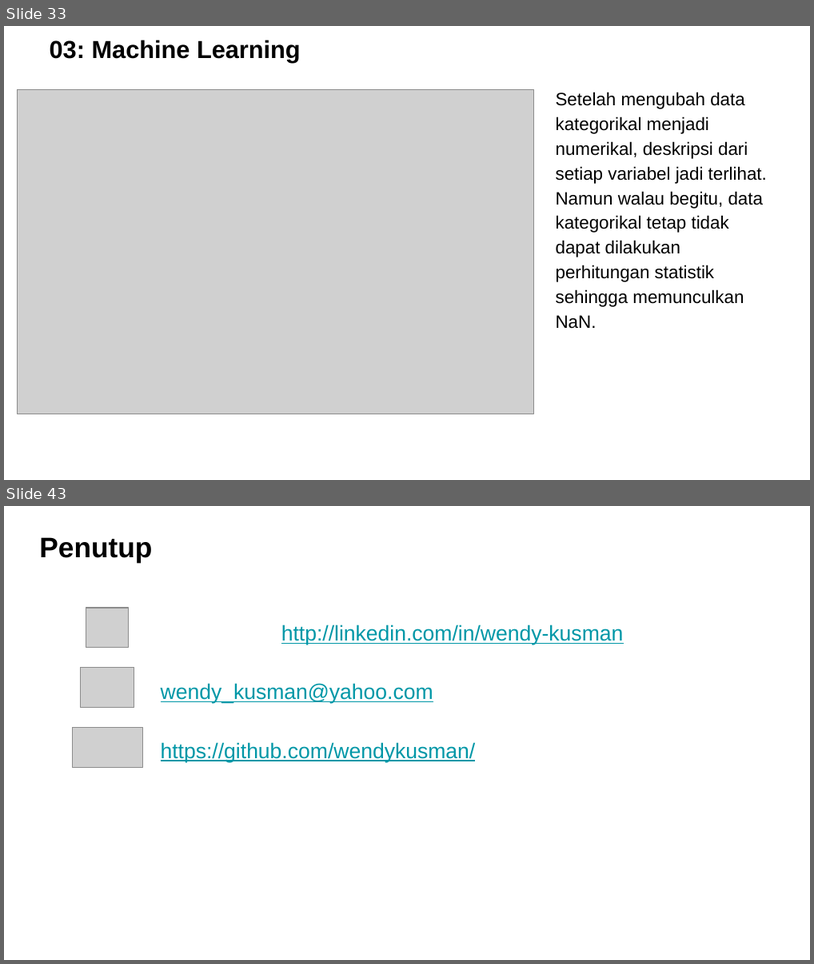
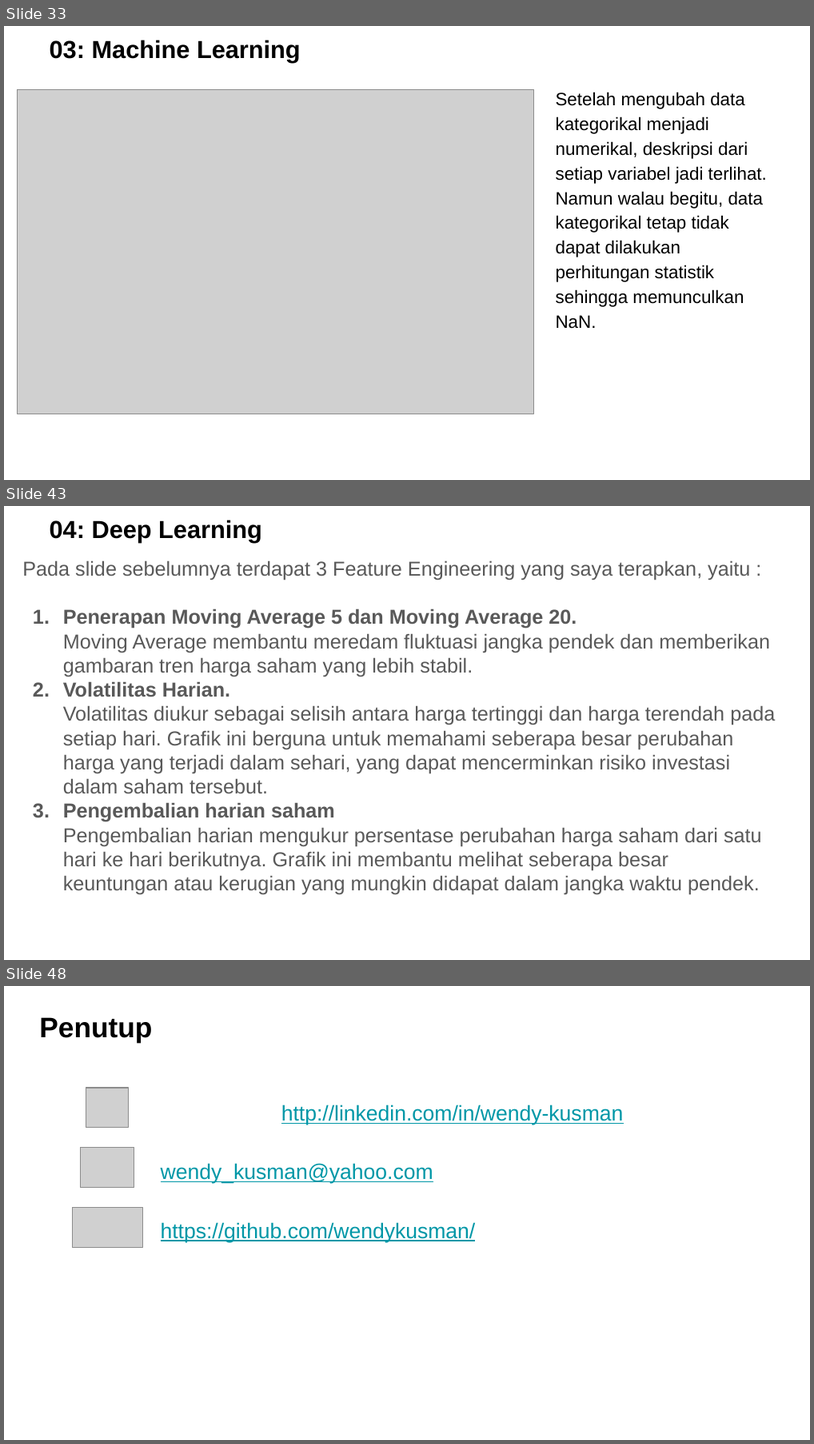
Before and after one commit to wendykusman/ProjectDataScience, a slide deck: DataScienceProject -Wendy Kusman.pptx. Shown one above the other, each under a label of ours: slides 33 and 43 before the commit, slides 33, 43 and 48 after it; the slides between them are not shown. The pictures are 814x964 and 814x1444 pixels, drawn with LibreOffice and Linux fonts; fonts in the diff are those of the drawing; grey boxes stand for pictures; background and template pictures are left out. Boxes give left, top, right and bottom in pixels: in the first picture for what was removed or moved away, otherwise in the second. Text is boxed around its words. In the diff, an @@ line names an element or a change of style, - is before the commit and + after.

```diff
--- a/DataScienceProject -Wendy Kusman.pptx
+++ b/DataScienceProject -Wendy Kusman.pptx
@@ slide 43 added at [4,506,810,960], background picture (left out) @@
@@ title added at [50,520,262,543], 22 pt, text #000000, bold @@
+04: Deep Learning
@@ text added at [22,560,775,894], 18 pt, text #595959 @@
+Pada slide sebelumnya terdapat 3 Feature Engineering yang saya terapkan, yaitu :
+1. Penerapan Moving Average 5 dan Moving Average 20.
+   Moving Average membantu meredam fluktuasi jangka pendek dan memberikan gambaran tren harga saham yang lebih stabil.
+2. Volatilitas Harian.
+   Volatilitas diukur sebagai selisih antara harga tertinggi dan harga terendah pada setiap hari. Grafik ini berguna untuk memahami seberapa besar perubahan harga yang terjadi dalam sehari, yang dapat mencerminkan risiko investasi dalam saham tersebut.
+3. Pengembalian harian saham
+   Pengembalian harian mengukur persentase perubahan harga saham dari satu hari ke hari berikutnya. Grafik ini membantu melihat seberapa besar keuntungan atau kerugian yang mungkin didapat dalam jangka waktu pendek.
@@ what was slide 43 is now slide 48 @@
```
Also in this commit, not shown: 9 slides changed, 6 other slides added, 2 slides removed.
